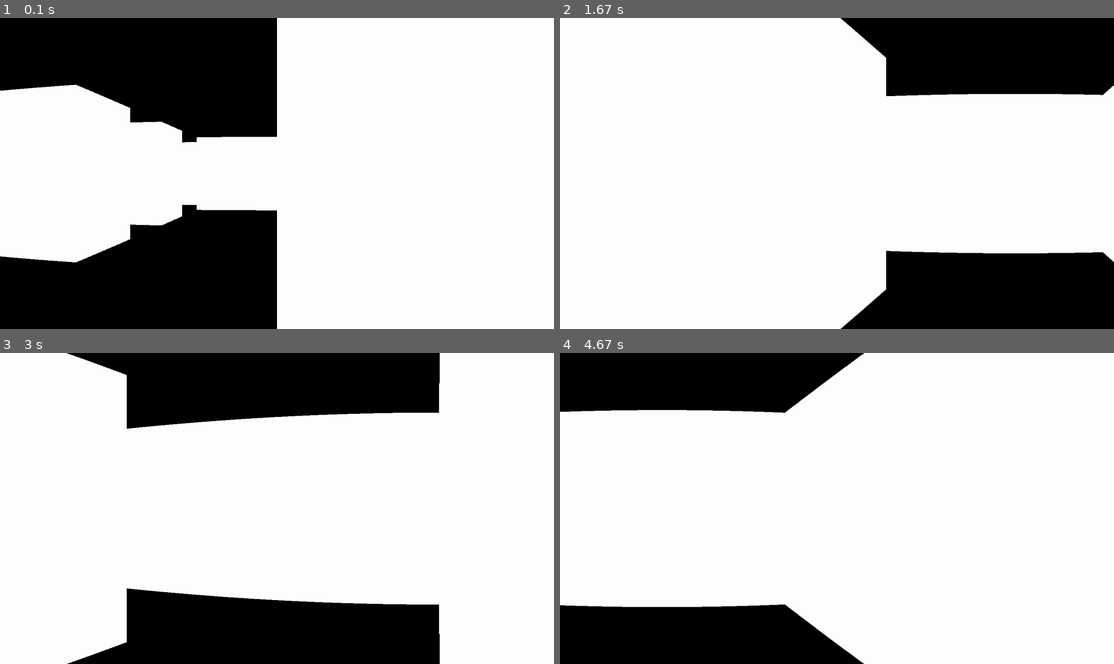
Above: before the commit, frames 1-4 (two rows, left to right).
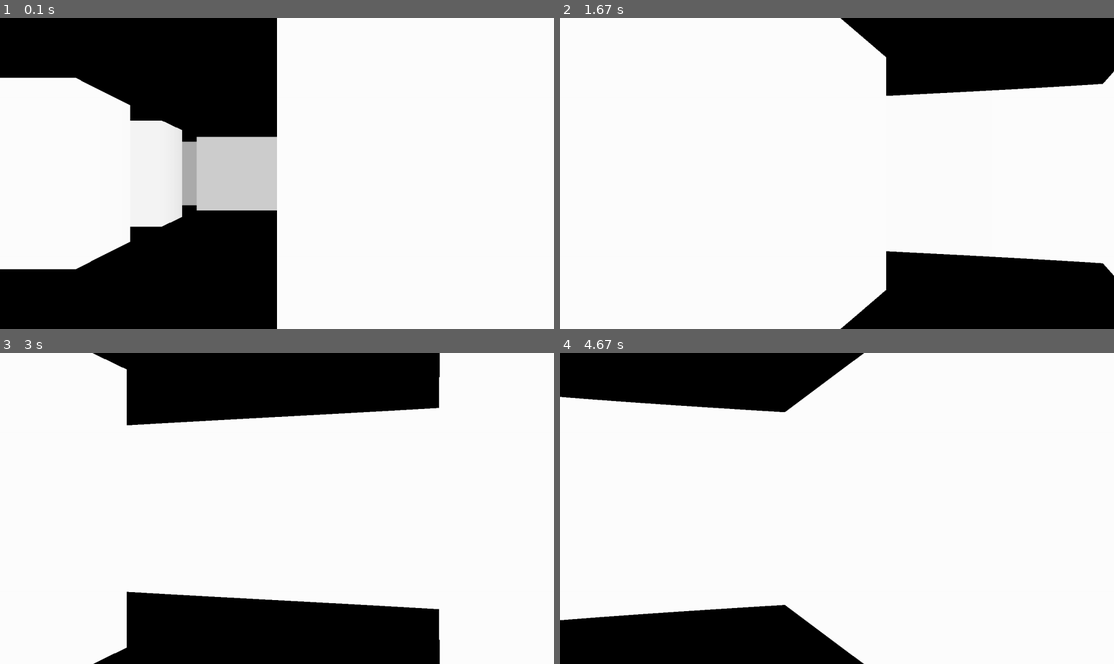
Above: after the commit, the same moments.

Repository: GuilhermeJuventino/pygame-raycast
Game: pygame game, started from main.py
The game is run twice, just before and just after one commit, with the same random seed, the same clock (stepped at 60 frames per second) and the same inputs.
Inputs:
- Up to frame 1 (0.1 s): no input
- Up to frame 2 (1.67 s): hold Right 0.33-0.8 s; hold Right 0.83-1.3 s; hold Left from 1.33 s (still down)
- Up to frame 3 (3 s): release Left at 1.87 s; hold Left 1.9-2.3 s; hold A 1.9-2.3 s; hold Right 2.33-2.97 s; hold D 2.33-2.97 s
- Up to frame 4 (4.67 s): hold Left 3-3.47 s; hold A 3-3.47 s; hold Right 3.5-3.97 s; hold D 3.5-3.97 s; hold Right 4-4.47 s; hold D 4-4.47 s; hold Left from 4.5 s (still down); hold A from 4.5 s (still down)

The runs differ from the first frame. In frame 1, 5.3% of the frame differs, in the area x 0-50%, y 19-81%; in frame 2, 1.4%; in frame 3, 1.1%; in frame 4, 1.7%.

Commit message:
removed the fish-eye effect

Diff:
--- a/raycasting.py
+++ b/raycasting.py
@@ -58,11 +58,15 @@
             else:
                 depth = depth_hor
 
+            # fix fish-eye effect
+            depth *= math.cos(self.game.player.angle - ray_angle)
+
             # projection
             proj_height = c.SCREEN_DIST / (depth + 0.0001)
 
             # drawing walls
-            pygame.draw.rect(self.game.window, "white",
+            color = [255 / (1 + depth ** 5 * 0.00002)] * 3
+            pygame.draw.rect(self.game.window, color,
                              (ray * c.SCALE, c.HALF_HEIGHT - proj_height // 2, c.SCALE, proj_height))
 
             ray_angle += c.DELTA_ANGLE
